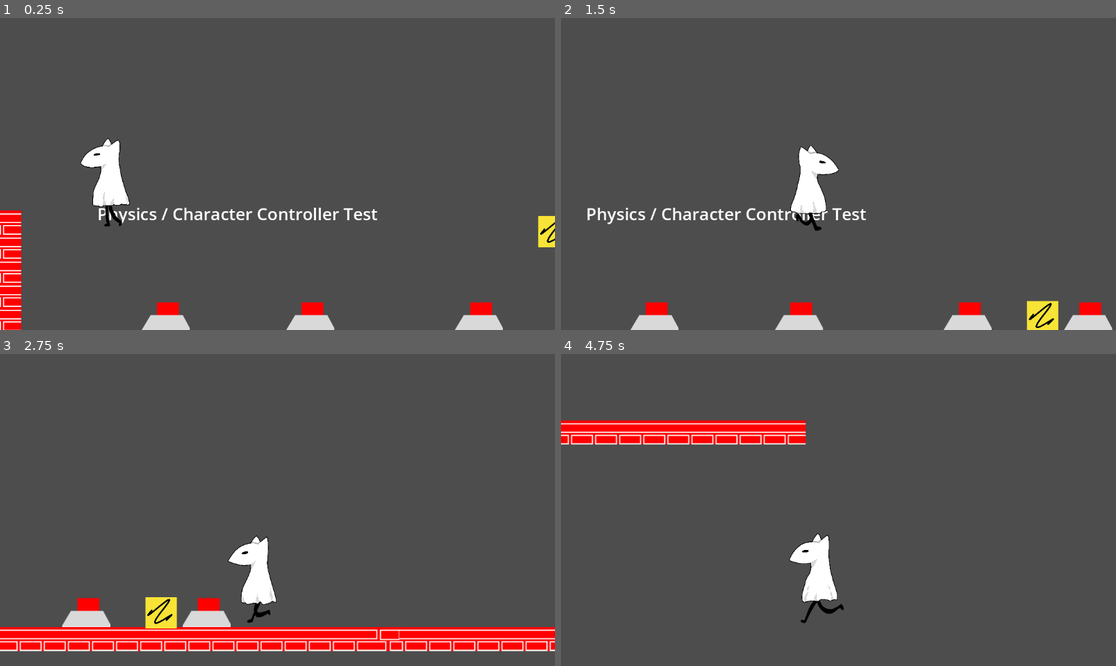
Above: before the commit, frames 1-4 (two rows, left to right).
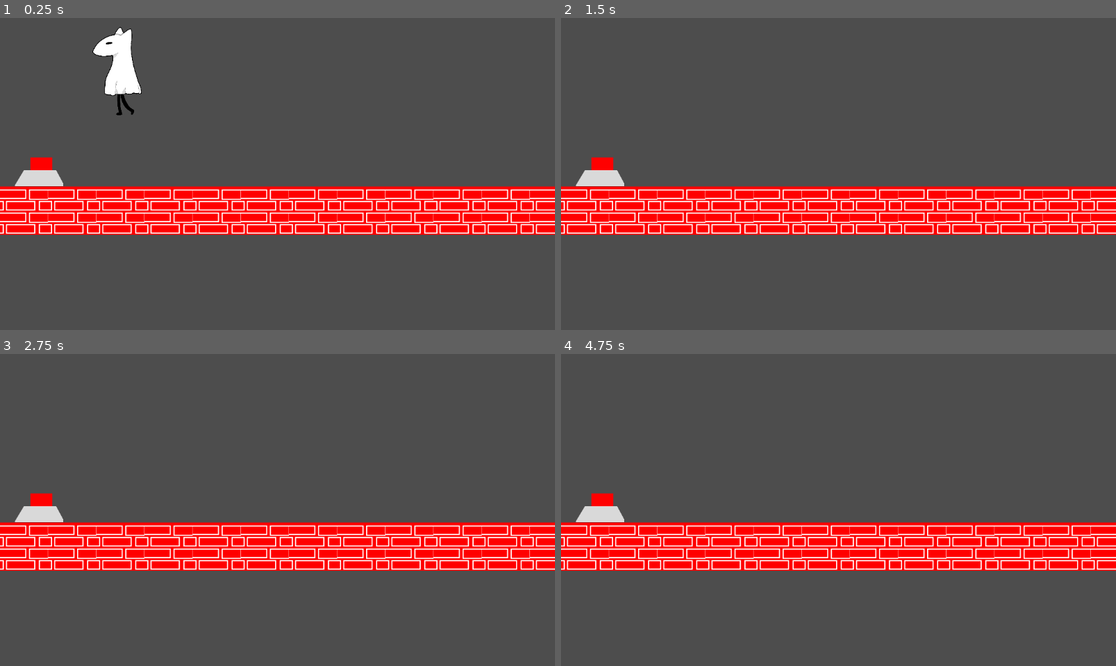
Above: after the commit, the same moments.

Repository: rcivan/ghost-dog
Game: Godot game, scene res://test/stages/TestButtonScene.tscn
Same seed, same stepped clock (60 frames per second), same inputs: the game is played once before the commit and once after it. Before the commit the project starts from res://Test.tscn.
Inputs:
- Up to frame 1 (0.25 s): no input
- Up to frame 2 (1.5 s): hold Q (slide) 0.53-1.28 s; hold Right (right) from 0.53 s (still down); tap Space (jump) at 0.77 s; tap Q (slide) at 1.35 s
- Up to frame 3 (2.75 s): tap Space (jump) at 1.52 s; release Right (right) at 2.03 s; hold Left (left) from 2.03 s (still down); hold Q (slide) from 2.03 s (still down)
- Up to frame 4 (4.75 s): release Left (left) at 2.78 s; release Q (slide) at 2.78 s; hold Right (right) 2.78-4.28 s; tap Q (slide) at 2.85, 4.35 s; tap Space (jump) at 3.02, 3.77, 4.52 s; hold Q (slide) 3.53-4.28 s; hold Left (left) from 4.28 s (still down)

The runs differ from the first frame. In frame 1, 21% of the frame differs, in the area x 0-100%, y 2-100%; in frame 2, 19%; in frame 3, 26%, in the area x 0-100%, y 44-96%; in frame 4, 20%.

Commit message:
directory reorganization

Diff:
--- a/game/Player.tscn
+++ b/game/elements/player/Player.tscn
@@ -1,7 +1,7 @@
 [gd_scene load_steps=22 format=3 uid="uid://biejvu5ndljmx"]
 
+[ext_resource type="Script" path="res://elements/player/Player.gd" id="1_mrrjk"]
 [ext_resource type="Texture2D" uid="uid://di1ux12mrwcsk" path="res://assets/final/walking/w01.png" id="1_pnboo"]
-[ext_resource type="Script" path="res://Player.gd" id="1_vd3qh"]
 [ext_resource type="Texture2D" uid="uid://dsr7w0wgyrua2" path="res://assets/final/walking/w02.png" id="2_v3fsm"]
 [ext_resource type="Texture2D" uid="uid://drupnhmoq5oe5" path="res://assets/final/walking/w03.png" id="3_ou6aq"]
 [ext_resource type="Texture2D" uid="uid://c7kt56xgk7h85" path="res://assets/final/walking/w04.png" id="4_a0j7c"]
@@ -94,7 +94,7 @@
 size = Vector2(95, 185)
 
 [node name="Player" type="CharacterBody2D"]
-script = ExtResource("1_vd3qh")
+script = ExtResource("1_mrrjk")
 
 [node name="AnimatedSprite2D" type="AnimatedSprite2D" parent="."]
 position = Vector2(1.52588e-05, 3.05176e-05)
--- a/game/Button.tscn
+++ b/game/elements/stage/Button.tscn
@@ -1,8 +1,8 @@
 [gd_scene load_steps=7 format=3 uid="uid://dkwrathnvna2f"]
 
-[ext_resource type="Script" path="res://Button.gd" id="1_00sxq"]
-[ext_resource type="Texture2D" uid="uid://b847ipen7ciqk" path="res://assets/prelim/button/pressed.png" id="1_nrqk6"]
-[ext_resource type="Texture2D" uid="uid://bhew6cq8hq3cb" path="res://assets/prelim/button/unpressed.png" id="2_av1gv"]
+[ext_resource type="Script" path="res://elements/stage/Button.gd" id="1_3w5ju"]
+[ext_resource type="Texture2D" uid="uid://bhew6cq8hq3cb" path="res://assets/prelim/button/unpressed.png" id="2_4s6ki"]
+[ext_resource type="Texture2D" uid="uid://b847ipen7ciqk" path="res://assets/prelim/button/pressed.png" id="3_qgn0p"]
 
 [sub_resource type="RectangleShape2D" id="RectangleShape2D_ptf3a"]
 size = Vector2(69, 31)
@@ -30,7 +30,7 @@
 size = Vector2(45, 27)
 
 [node name="StaticBody2D" type="StaticBody2D"]
-script = ExtResource("1_00sxq")
+script = ExtResource("1_3w5ju")
 
 [node name="CollisionShape2D" type="CollisionShape2D" parent="."]
 position = Vector2(51.5, 83.5)
--- a/game/project.godot
+++ b/game/project.godot
@@ -11,7 +11,7 @@
 [application]
 
 config/name="Ghost-dog"
-run/main_scene="res://Test.tscn"
+run/main_scene="res://test/stages/TestButtonScene.tscn"
 config/features=PackedStringArray("4.1", "Forward Plus")
 config/icon="res://icon.svg"
 
--- a/game/Test.tscn
+++ b/game/test/stages/Test.tscn
@@ -1,8 +1,8 @@
 [gd_scene load_steps=6 format=3 uid="uid://37fgt2111hpf"]
 
-[ext_resource type="PackedScene" uid="uid://biejvu5ndljmx" path="res://Player.tscn" id="1_l12vt"]
-[ext_resource type="TileSet" uid="uid://cokllca8dc6h3" path="res://assets/prelim/prelim_tiles.tres" id="2_pl328"]
-[ext_resource type="Texture2D" uid="uid://ug36nb2i4k2o" path="res://assets/prelim/tiles/door.png" id="4_vim14"]
+[ext_resource type="PackedScene" uid="uid://biejvu5ndljmx" path="res://elements/player/Player.tscn" id="1_iu2ok"]
+[ext_resource type="TileSet" uid="uid://cokllca8dc6h3" path="res://assets/prelim/tiles/prelim_tiles.tres" id="2_7n65t"]
+[ext_resource type="Texture2D" uid="uid://ug36nb2i4k2o" path="res://assets/prelim/tiles/door.png" id="3_1858q"]
 
 [sub_resource type="LabelSettings" id="LabelSettings_xsuqu"]
 font_size = 35
@@ -23,7 +23,7 @@
 horizontal_alignment = 1
 vertical_alignment = 1
 
-[node name="Player" parent="." instance=ExtResource("1_l12vt")]
+[node name="Player" parent="." instance=ExtResource("1_iu2ok")]
 position = Vector2(270, 298)
 
 [node name="Camera2D" type="Camera2D" parent="Player"]
@@ -34,7 +34,7 @@
 
 [node name="Map" type="TileMap" parent="."]
 position = Vector2(-6, -2.08165e-12)
-tile_set = ExtResource("2_pl328")
+tile_set = ExtResource("2_7n65t")
 format = 2
 layer_0/z_index = -1
 layer_0/tile_data = PackedInt32Array(720897, 1, 0, 655361, 1, 0, 589825, 1, 0, 524289, 1, 0, 786433, 1, 0, 851969, 1, 0 …(845 unchanged characters)…
--- a/game/TestButtonScene.tscn
+++ b/game/test/stages/TestButtonScene.tscn
@@ -1,8 +1,8 @@
 [gd_scene load_steps=4 format=3 uid="uid://c6bhamrr8vsmj"]
 
-[ext_resource type="PackedScene" uid="uid://dkwrathnvna2f" path="res://Button.tscn" id="1_ht8ex"]
-[ext_resource type="TileSet" uid="uid://cokllca8dc6h3" path="res://assets/prelim/prelim_tiles.tres" id="2_pmrgn"]
-[ext_resource type="PackedScene" uid="uid://biejvu5ndljmx" path="res://Player.tscn" id="3_q5gj0"]
+[ext_resource type="PackedScene" uid="uid://dkwrathnvna2f" path="res://elements/stage/Button.tscn" id="1_ht8ex"]
+[ext_resource type="TileSet" uid="uid://cokllca8dc6h3" path="res://assets/prelim/tiles/prelim_tiles.tres" id="2_pmrgn"]
+[ext_resource type="PackedScene" uid="uid://biejvu5ndljmx" path="res://elements/player/Player.tscn" id="3_q5gj0"]
 
 [node name="Button" type="Node2D"]
 
Renamed: game/assets/prelim/prelim_tiles.tres -> game/assets/prelim/tiles/prelim_tiles.tres
Renamed: game/Player.gd -> game/elements/player/Player.gd
Renamed: game/Button.gd -> game/elements/stage/Button.gd
Not shown: 2 places in game/elements/stage/Button.tscn that only renumber resources
Renamed: game/Map.gd -> game/elements/stage/Map.gd
Not shown: 1 places in game/test/stages/Test.tscn that only renumber resources
